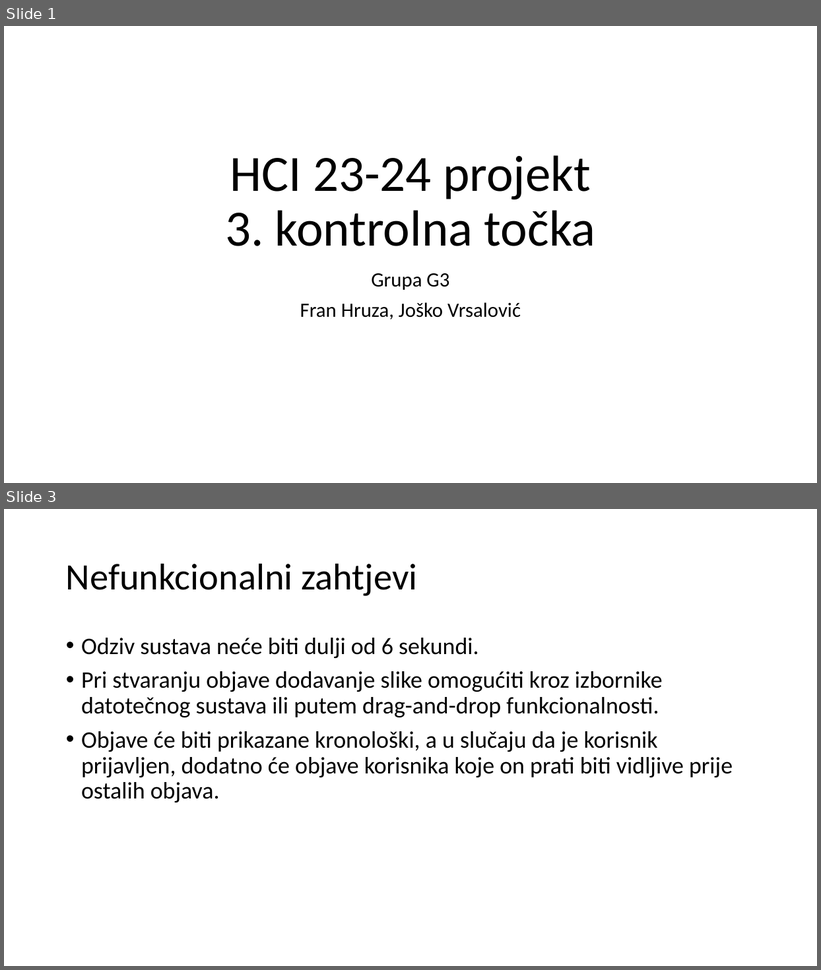
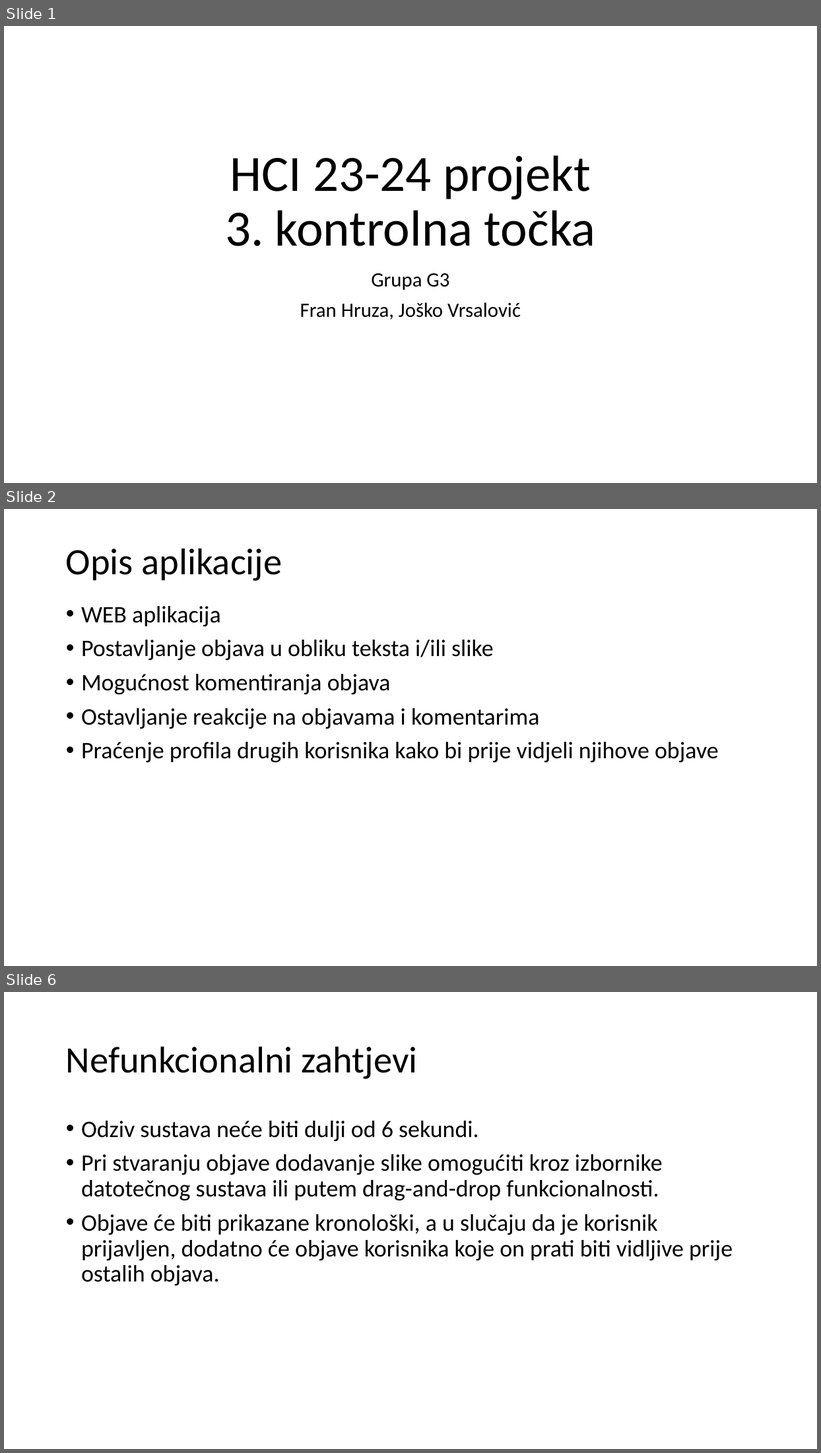
Before and after one commit to f-hruza0111/HCI_Projekt, a slide deck: dokumentacija/HCI 23-24 Projekt pptx -- Grupa G3.pptx. Shown one above the other, each under a label of ours: slides 1 and 3 before the commit, slides 1, 2 and 6 after it; the slides between them are not shown. The pictures are 821x970 and 821x1453 pixels, drawn with LibreOffice and Linux fonts; fonts in the diff are those of the drawing. Boxes give left, top, right and bottom in pixels: in the first picture for what was removed or moved away, otherwise in the second. Text is boxed around its words. In the diff, an @@ line names an element or a change of style, - is before the commit and + after.

```diff
--- a/dokumentacija/HCI 23-24 Projekt pptx -- Grupa G3.pptx
+++ b/dokumentacija/HCI 23-24 Projekt pptx -- Grupa G3.pptx
@@ slide 2 added at (x1=4, y1=509, x2=817, y2=966), background #FFFFFF @@
@@ title added at (x1=66, y1=548, x2=283, y2=581), 44 pt, text #000000 @@
+Opis aplikacije
@@ text added at (x1=81, y1=606, x2=719, y2=762), 28 pt, text #000000 @@
+• WEB aplikacija
+• Postavljanje objava u obliku teksta i/ili slike
+• Mogućnost komentiranja objava
+• Ostavljanje reakcije na objavama i komentarima
+• Praćenje profila drugih korisnika kako bi prije vidjeli njihove objave
@@ what was slide 3 is now slide 6 @@
```
Also in this commit, not shown: 2 slides changed, 19 other slides added, 1 slide removed, 15 other files.
